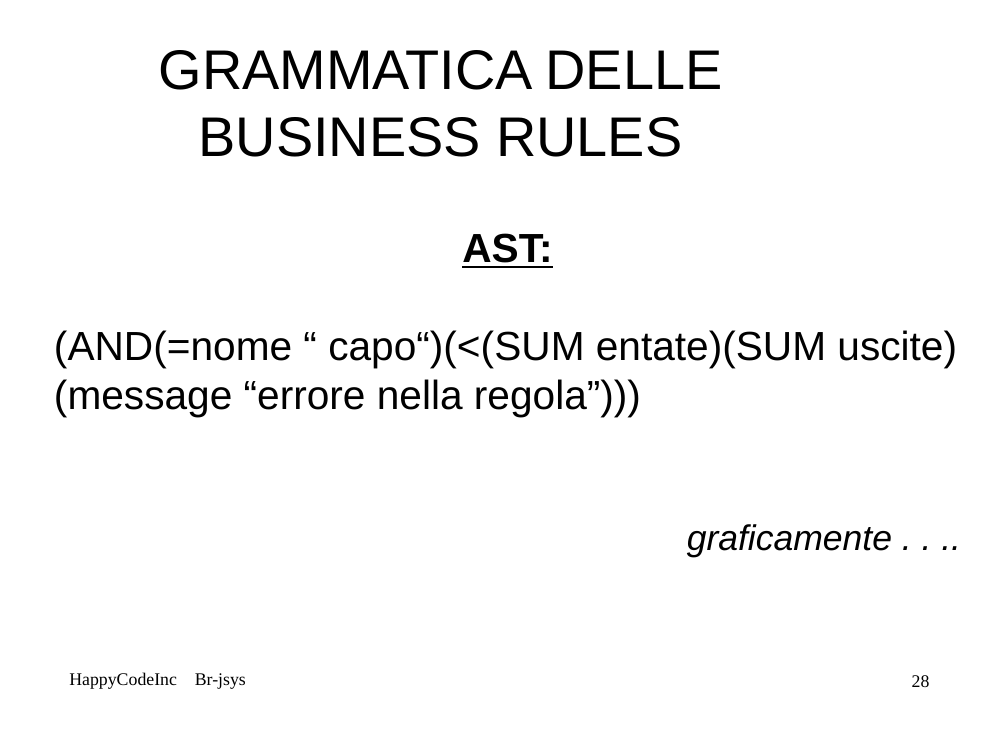
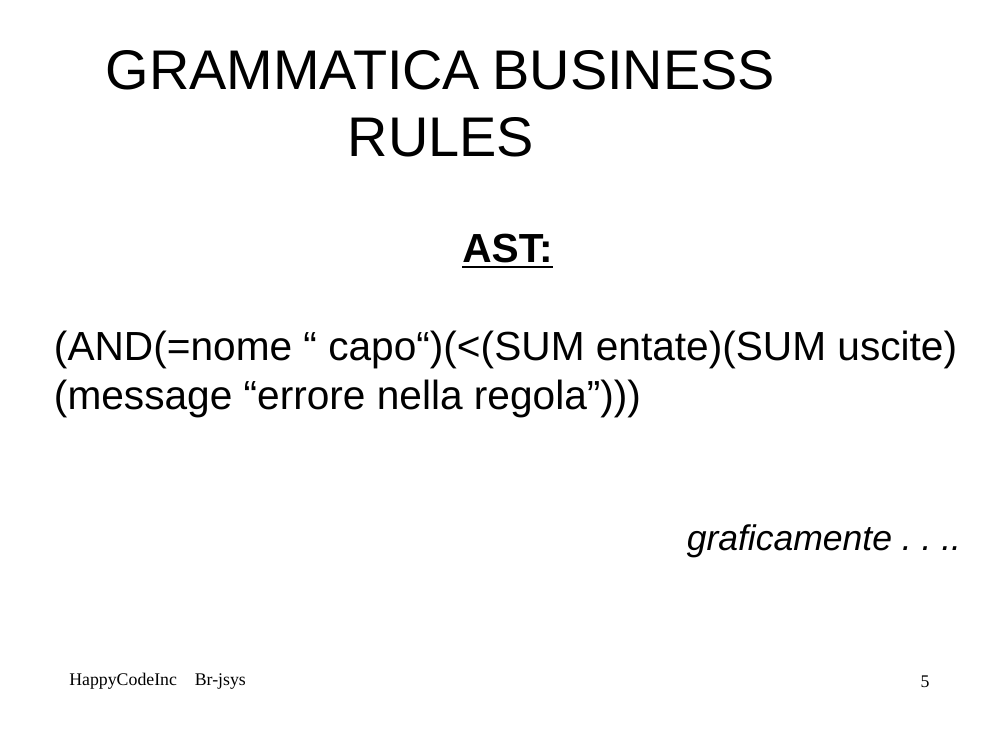
Before and after one commit to mbortola/br-jsys, a slide deck: slide 5 of trunk/RPD-presentation/Alessia-RPD.odp (slide 28 before the commit). Drawn at 1008x756 pixels with LibreOffice and Linux fonts; fonts in the diff are those of the drawing; background and template pictures are left out. Boxes give left, top, right and bottom in pixels: in the first picture for what was removed or moved away, otherwise in the second. Text is boxed around its words. In the diff, an @@ line names an element or a change of style, - is before the commit and + after.

```diff
--- a/trunk/RPD-presentation/Alessia-RPD.odp
+++ b/trunk/RPD-presentation/Alessia-RPD.odp
@@ title at (106, 50, 775, 157): text changed @@
-GRAMMATICA DELLE BUSINESS RULES
+GRAMMATICA BUSINESS RULES
@@ page number at (921, 675, 930, 687): text changed @@
-28
+5
```
Also in this commit, not shown: 2 other slides changed, 38 slides removed.
